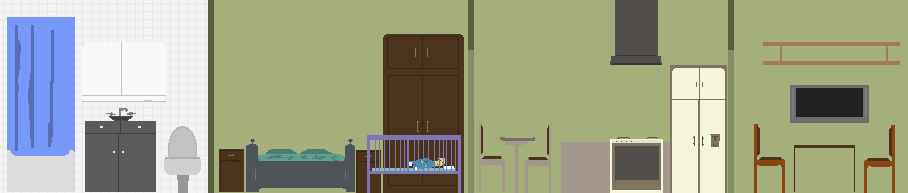
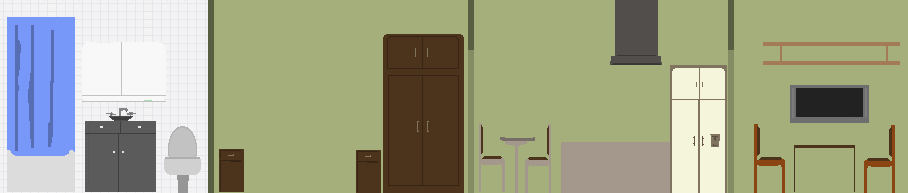
Layers edited between the first and the second 908px x 193px image:
hid "cocina" over [610, 137, 663, 193]
hid "cuna" over [367, 135, 461, 193]
hid "bebe" over [372, 158, 455, 171]
hid "cama" over [246, 139, 355, 192]
